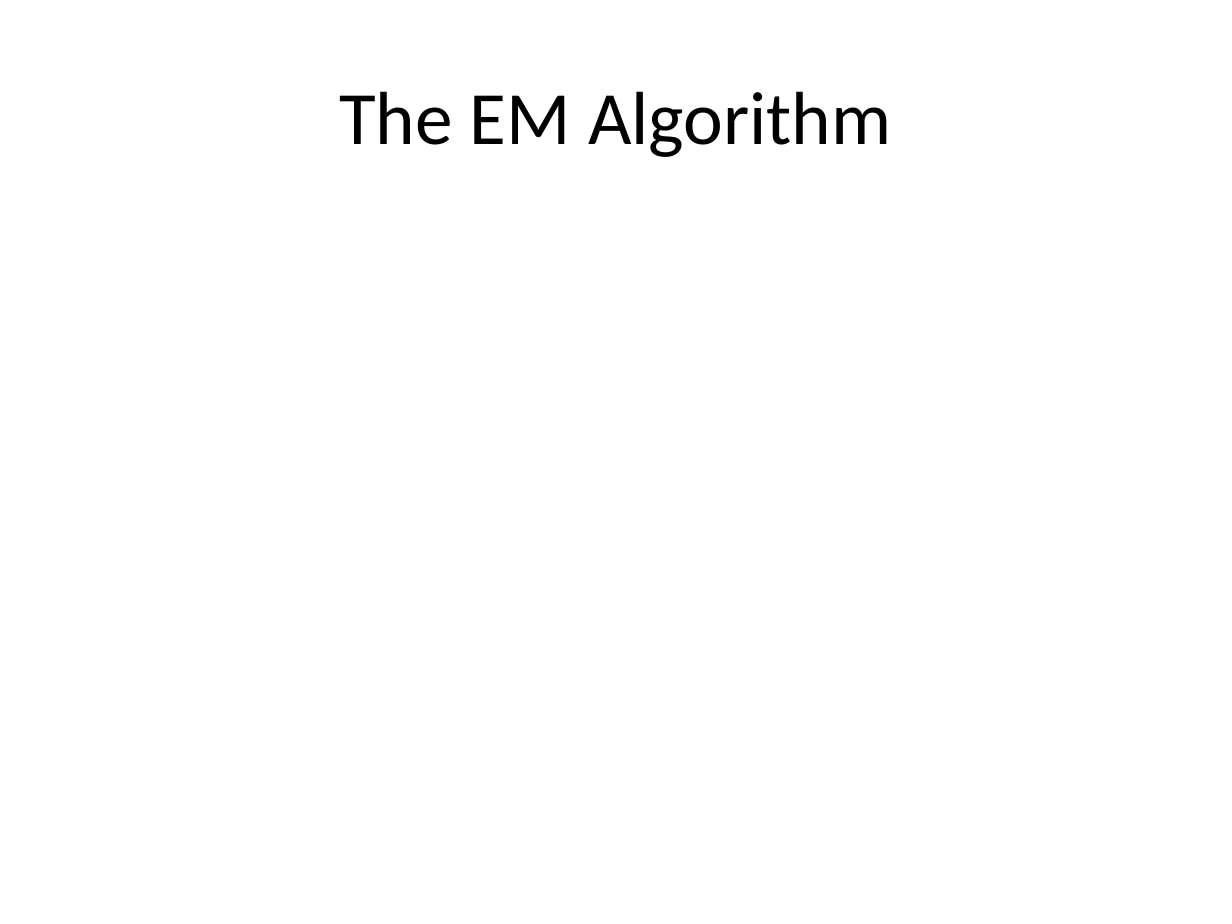
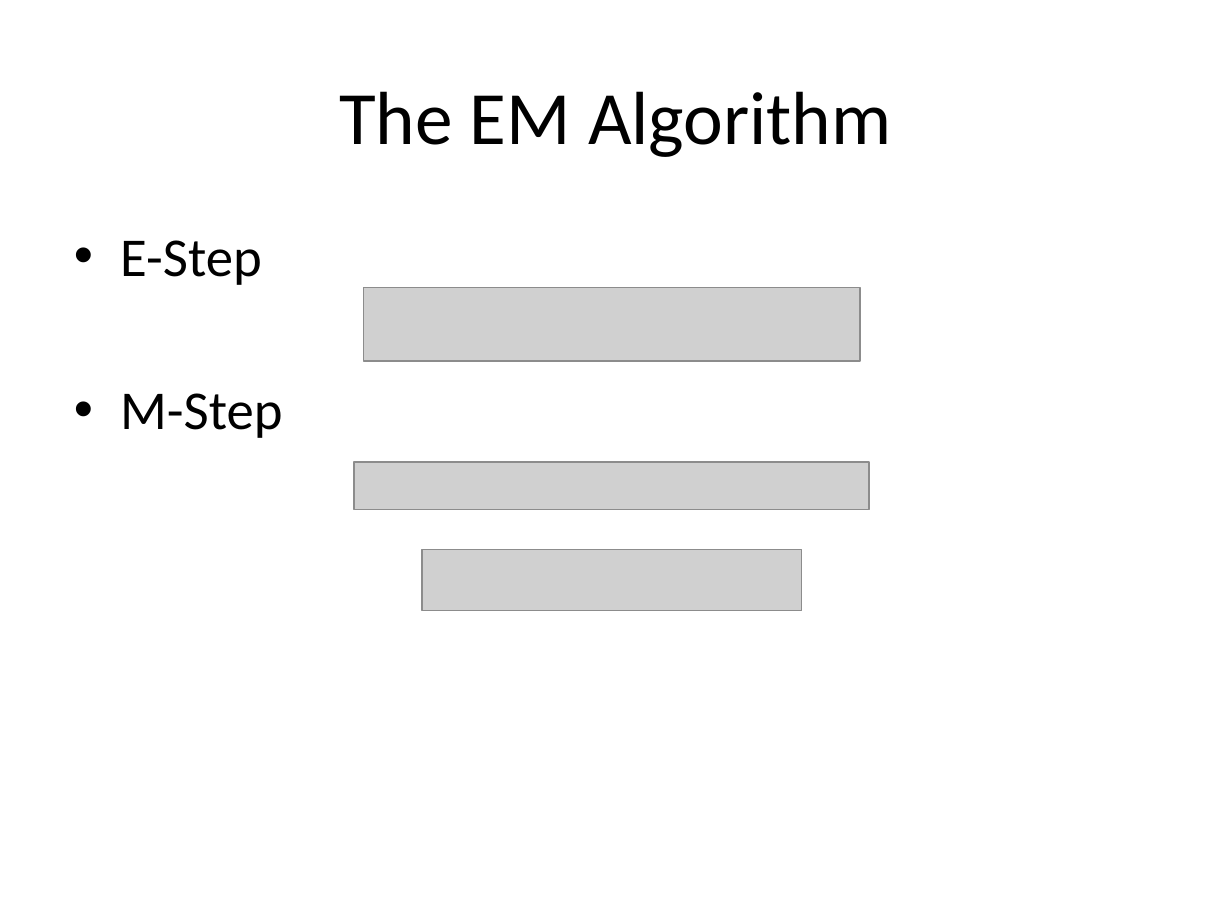
Before and after one commit to giovannic/crowdtrust, a slide deck: slide 11 of presentation/CrowdTrust .pptx. Drawn at 1232x924 pixels with LibreOffice and Linux fonts; fonts in the diff are those of the drawing; grey boxes stand for pictures; background and template pictures are left out. Boxes give left, top, right and bottom in pixels: in the first picture for what was removed or moved away, otherwise in the second. Text is boxed around its words. In the diff, an @@ line names an element or a change of style, - is before the commit and + after.

```diff
--- a/presentation/CrowdTrust .pptx
+++ b/presentation/CrowdTrust .pptx
@@ text added at (x1=120, y1=240, x2=282, y2=438), 32 pt, text #000000 @@
+• E-Step
+• M-Step
@@ picture added at (x1=363, y1=287, x2=860, y2=361) @@
@@ picture added at (x1=354, y1=462, x2=869, y2=510) @@
@@ picture added at (x1=423, y1=549, x2=802, y2=611) @@
```
Also in this commit, not shown: 3 other slides changed, 1 other file.
